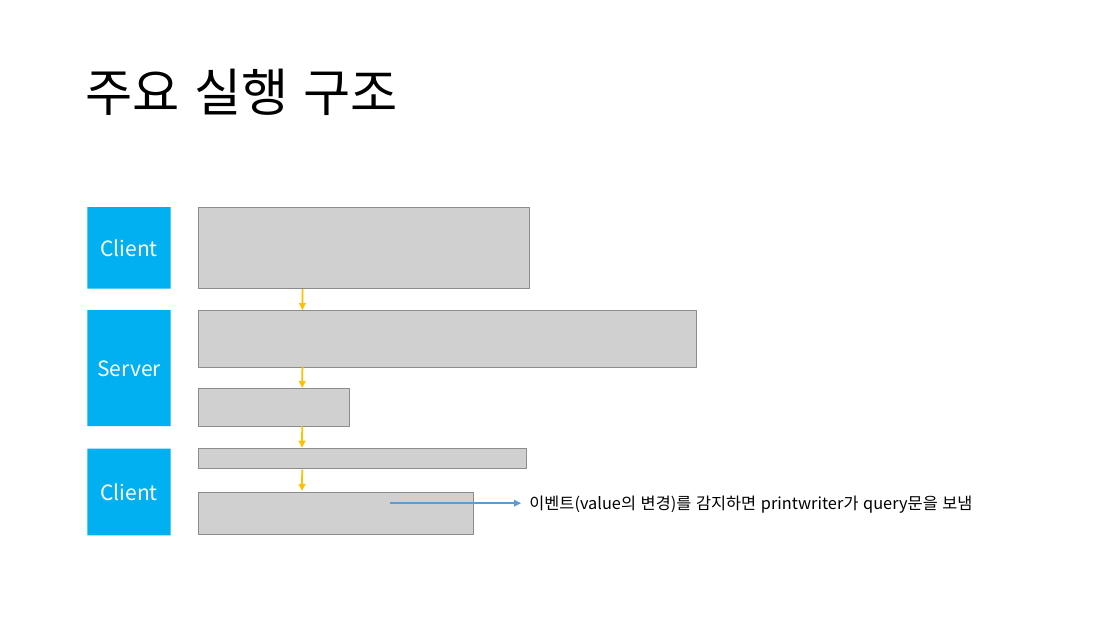
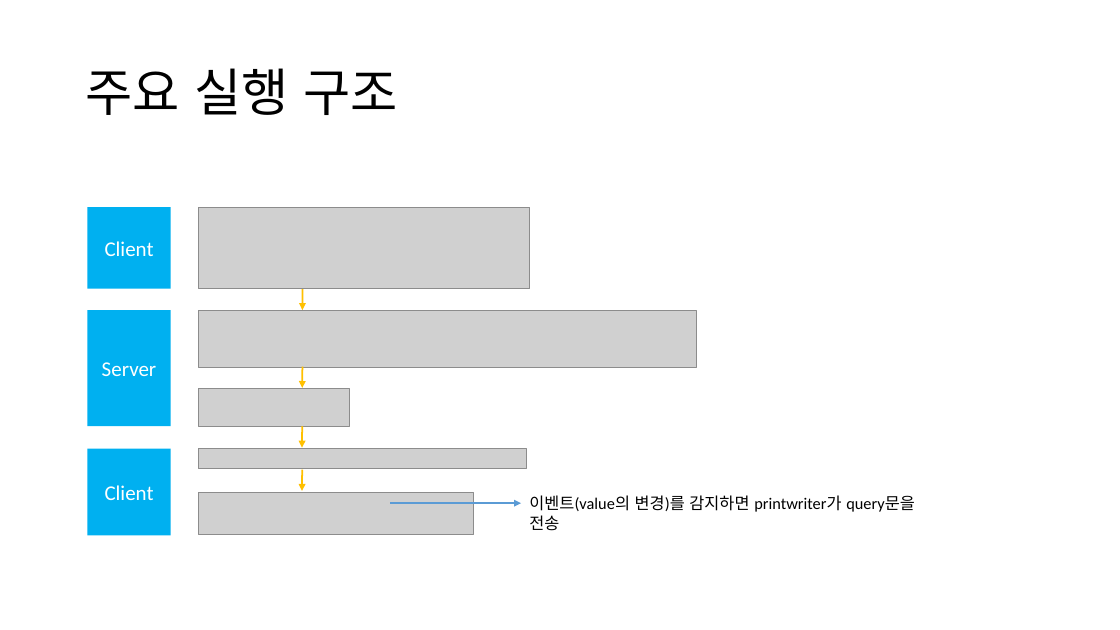
Before and after one commit to skyofsora/AutoSyncTableGUI, a slide deck: slide 4 of Java Portfolio.pptx. Drawn at 1120x630 pixels with LibreOffice and Linux fonts; fonts in the diff are those of the drawing; grey boxes stand for pictures. Boxes give left, top, right and bottom in pixels: in the first picture for what was removed or moved away, otherwise in the second. Text is boxed around its words. In the diff, an @@ line names an element or a change of style, - is before the commit and + after.

```diff
--- a/Java Portfolio.pptx
+++ b/Java Portfolio.pptx
@@ font Noto Sans CJK KR to Calibri in 3 elements at (x1=87, y1=208, x2=171, y2=289), (x1=87, y1=310, x2=171, y2=426), (x1=87, y1=449, x2=171, y2=535) @@
@@ text at (x1=529, y1=495, x2=915, y2=531): text changed; font Noto Sans CJK KR to Calibri @@
-이벤트(value의 변경)를 감지하면 printwriter가 query문을 보냄
+이벤트(value의 변경)를 감지하면 printwriter가 query문을 전송
```
Also in this commit, not shown: 7 other slides changed.
